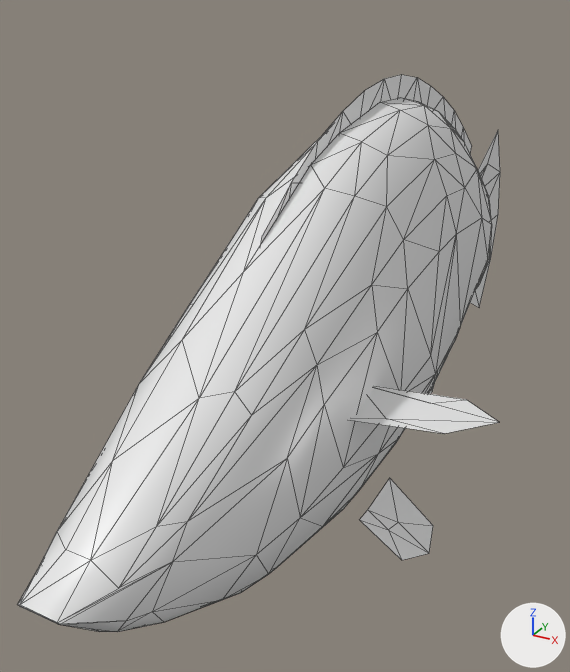
An edit to the glTF model apps/web/public/assets/fish/six-line-wrasse/lod2.glb, drawn before and after from the same camera.
One viewpoint serves both versions: a 50 mm camera at (0.0247, -0.0579, 0.0256) aimed at (-0.0079, 0.0013, -0.004). The axes (+X, +Y, +Z) are drawn at lower right. The lights are the same throughout. The first picture is the older version. Mesh edges are drawn as thin lines.

Names of what the first picture shows: 'six-line-wrasse'.
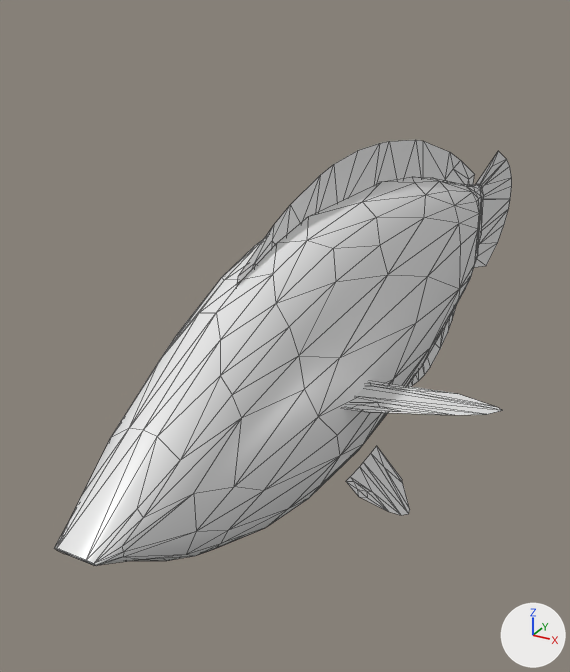
Location of each change, (x1, y1, x2, y2) in pixels of the pictures (570 x 672 px):
'six-line-wrasse', reshaped (23% shorter)
    before: (17, 75, 500, 632)
    after: (54, 140, 512, 566)
part 1 of me_six_line_wrasse, rebuilt (9% narrower, 27% shorter)
    before: (17, 98, 492, 632)
    after: (54, 177, 484, 566)
part 2 of me_six_line_wrasse, rebuilt (13% wider, 14% shorter)
    before: (261, 75, 472, 243)
    after: (237, 140, 475, 285)
part 3 of me_six_line_wrasse, rebuilt (mostly hidden before)
    before: (429, 386, 434, 394)
    after: (408, 307, 456, 386)
part 4 of me_six_line_wrasse, rebuilt (26% wider, 34% shorter)
    before: (470, 131, 500, 307)
    after: (474, 151, 512, 267)
part 5 of me_six_line_wrasse, rebuilt (7% wider, 29% shorter)
    before: (351, 386, 499, 434)
    after: (344, 381, 502, 415)
part 6 of me_six_line_wrasse, added
    after: (346, 446, 410, 515)
part 7 of me_six_line_wrasse, deleted
    before: (360, 478, 433, 560)

The change, as a diff of the scene's bpy script:
```diff
--- a/apps/web/public/assets/fish/six-line-wrasse/lod2.glb.py
+++ b/apps/web/public/assets/fish/six-line-wrasse/lod2.glb.py
@@ me_six_line_wrasse @@
 # used by ob_six_line_wrasse; location = (0.0, 0.0, 0.0)
-me_six_line_wrasse.from_pydata(...)  # 279 vertices, 472 faces; spans x -0.0143..0.0143, y -0.0377..0.0456, z -0.0225..0.0192
+me_six_line_wrasse.from_pydata(...)  # 384 vertices, 648 faces; spans x -0.0139..0.0139, y -0.035..0.0515, z -0.0176..0.0143
+# me_six_line_wrasse part 1: the loose piece of 191 vertices spanning x -0.0061..0.0061, y -0.0377..0.0323, z -0.0148..0.0174 is rebuilt with 230 vertices and now spans x -0.005..0.0049, y -0.035..0.035, z -0.011..0.011
+# me_six_line_wrasse part 2: the loose piece of 25 vertices spanning x 0.0, y -0.0167..0.0298, z 0.0062..0.0192 is rebuilt with 31 vertices and now spans x 0.0, y -0.0196..0.0321, z 0.0037..0.0143
+# me_six_line_wrasse part 3: the loose piece of 17 vertices spanning x 0.0, y 0.0113..0.0291, z -0.0192..-0.0072 is rebuilt with 28 vertices and now spans x 0.0, y 0.0084..0.031, z -0.0141..-0.0045
+# me_six_line_wrasse part 4: the loose piece of 14 vertices spanning x 0.0, y 0.0309..0.0456, z -0.0133..0.01 is rebuilt with 22 vertices and now spans x 0.0, y 0.0315..0.0515, z -0.0078..0.0072
+# me_six_line_wrasse part 5: the loose piece of 7 vertices spanning x 0.0046..0.0143, y -0.0153..-0.0069, z -0.0027..-0.0002 is rebuilt with 19 vertices and now spans x 0.0035..0.0139, y -0.014..-0.0043, z -0.0033..-0.001
+# me_six_line_wrasse part 6: a new loose piece of 19 vertices spanning x 0.0036..0.0061, y -0.0098..-0.0005, z -0.0176..-0.0097, in mat_six_line_wrasse (its picture is missing)
+# me_six_line_wrasse part 7
+# 16 vertices are removed from x -0.0078..0.0078, y -0.0097..0.0032, z -0.0225..-0.013
+# 17 faces are deleted
+# other edits to the shape of me_six_line_wrasse do not show in these pictures
 me_six_line_wrasse.materials.append(mat_six_line_wrasse)
```
